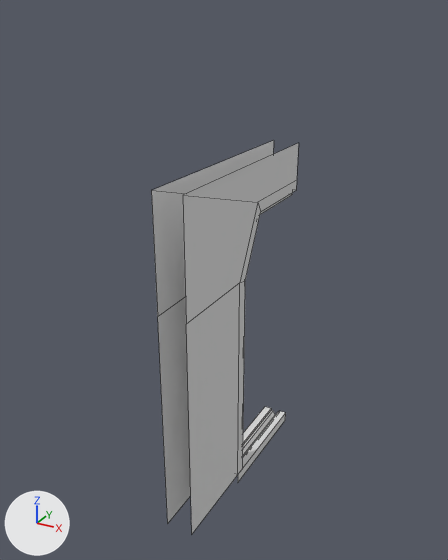
One commit to the FBX model Assets/ProjectPsi/Meshes/Imports from Maya/WallPanelDoorFrameDouble_01.fbx: the scene before it, then after it.
Before and after are seen from a 50 mm camera at (-0.0782, 0.0861, 0.0414) aimed at (-0.1021, 0.1296, 0.0197). Every picture has the same lights, and +X, +Y and +Z are marked at lower left. Mesh edges are drawn as thin lines. Where no turn or scale is listed for an object, it has been applied to the vertices. Vertices at the same position are counted once.

The scene before the commit, as lines of its bpy script (objects in view):
```python
me_mesh = bpy.data.meshes.new('Mesh')
me_mesh.from_pydata(...)  # 83 vertices, 58 faces; spans x -0.0025..0.0, y -0.01..0.01, z -0.001..0.03
me_mesh.materials.append(mat_wallpaneldoordouble_m1)  # light grey #dadada
# before: 0 (0.0, 0.01, 0.03) at pixel (298, 142), 1 (0.0, -0.01, 0.03) at pixel (182, 195), 45 (-0.0025, 0.01, 0.03) at pixel (273, 140), 46 (-0.0025, -0.01, 0.03) at pixel (151, 190)
ob_wallpaneldoordouble_r_04 = bpy.data.objects.new('WallPanelDoorDouble_R_04', me_mesh)
ob_wallpaneldoordouble_r_04.location = (-0.1, 0.13, 0.0)
```
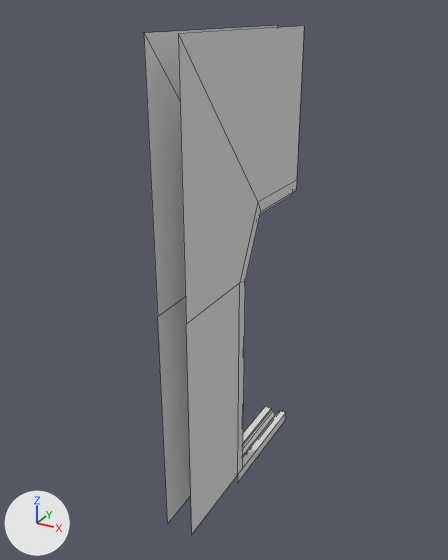
The change, as a list of edits to the scene's bpy script:
```text
Change me_mesh:
    where me_mesh.from_pydata(...)  # 83 vertices, 58 faces; spans x -0.0025..0.0, y -0.01..0.01, z -0.001..0.03
    used by ob_wallpaneldoordouble_r_04; location = (-0.1, 0.13, 0.0)
    me_mesh part 1
    add for i in [0, 1, 45, 46]: me_mesh.vertices[i].co += Vector((0.0, 0.0, 0.01))
```

Boxes (x1, y1, x2, y2) around the edits, measured in the pictures (448 x 560 px; the box of a moved part takes in the faces that stretch with it):
'WallPanelDoorDouble_R_04', reshaped (9% wider, 29% taller)
    before: (151, 140, 298, 534)
    after: (144, 25, 304, 534)
part 1 of me_mesh, moved or reshaped
    before: (151, 140, 298, 275)
    after: (144, 25, 304, 275)
